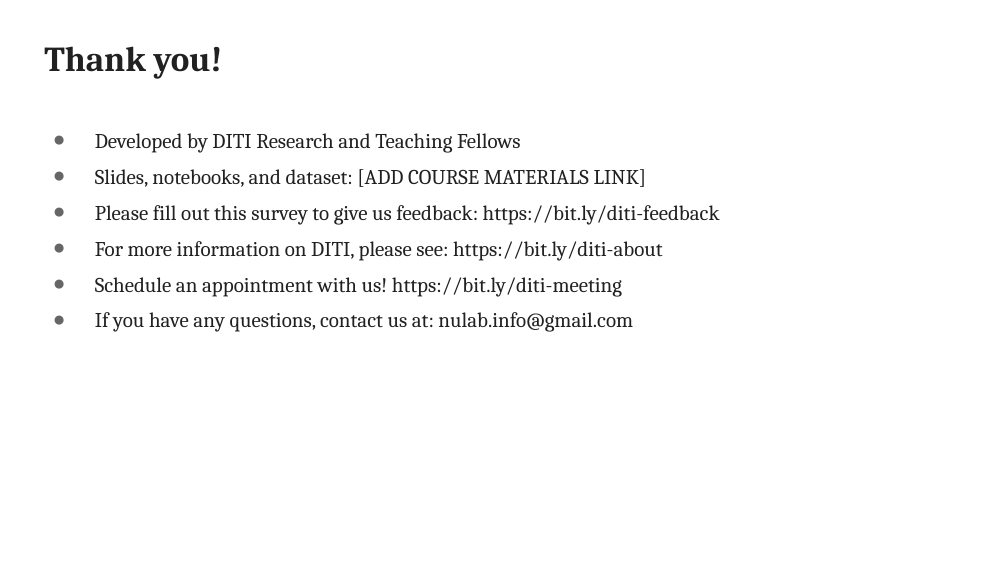
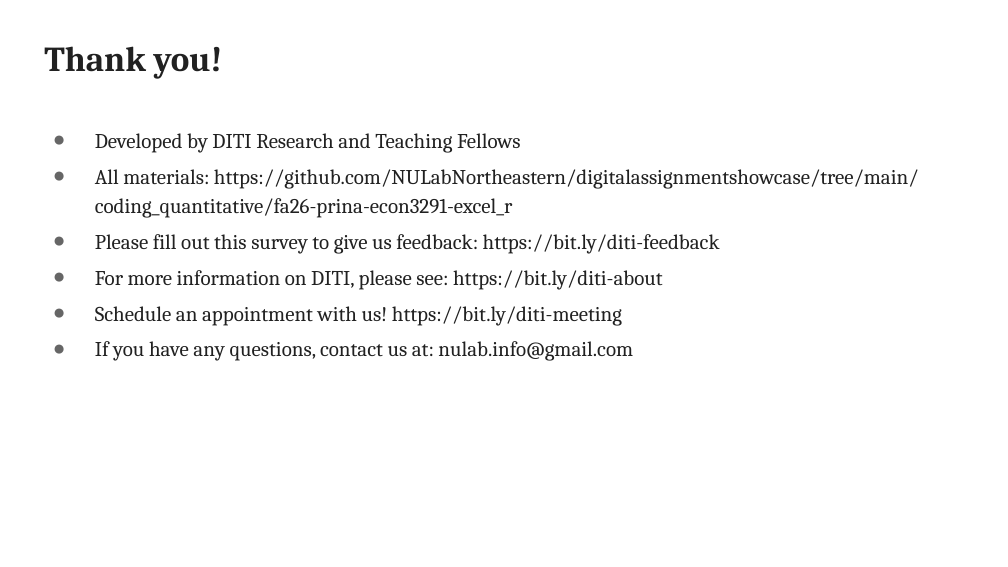
Before and after one commit to NULabNortheastern/digitalassignmentshowcase, a slide deck: slide 28 of coding_quantitative/fa26-prina-econ3291-excel_r/FA26-Prina-ECON3291-Excel-or-R-Guide.pptx. Drawn at 1008x567 pixels with LibreOffice and Linux fonts; fonts in the diff are those of the drawing; background and template pictures are left out. Boxes give left, top, right and bottom in pixels: in the first picture for what was removed or moved away, otherwise in the second. Text is boxed around its words. In the diff, an @@ line names an element or a change of style, - is before the commit and + after.

Commit message:
Point closing slides at the showcase folder
Replaces the [ADD COURSE MATERIALS LINK] placeholder in all three decks
with the URL of this directory.

```diff
--- a/coding_quantitative/fa26-prina-econ3291-excel_r/FA26-Prina-ECON3291-Excel-or-R-Guide.pptx
+++ b/coding_quantitative/fa26-prina-econ3291-excel_r/FA26-Prina-ECON3291-Excel-or-R-Guide.pptx
@@ text at (95,169,919,218): text changed @@
-● Slides, notebooks, and dataset: [ADD COURSE MATERIALS LINK]
+● All materials: https://github.com/NULabNortheastern/digitalassignmentshowcase/tree/main/coding_quantitative/fa26-prina-econ3291-excel_r
```
Also in this commit, not shown: 2 other files.
